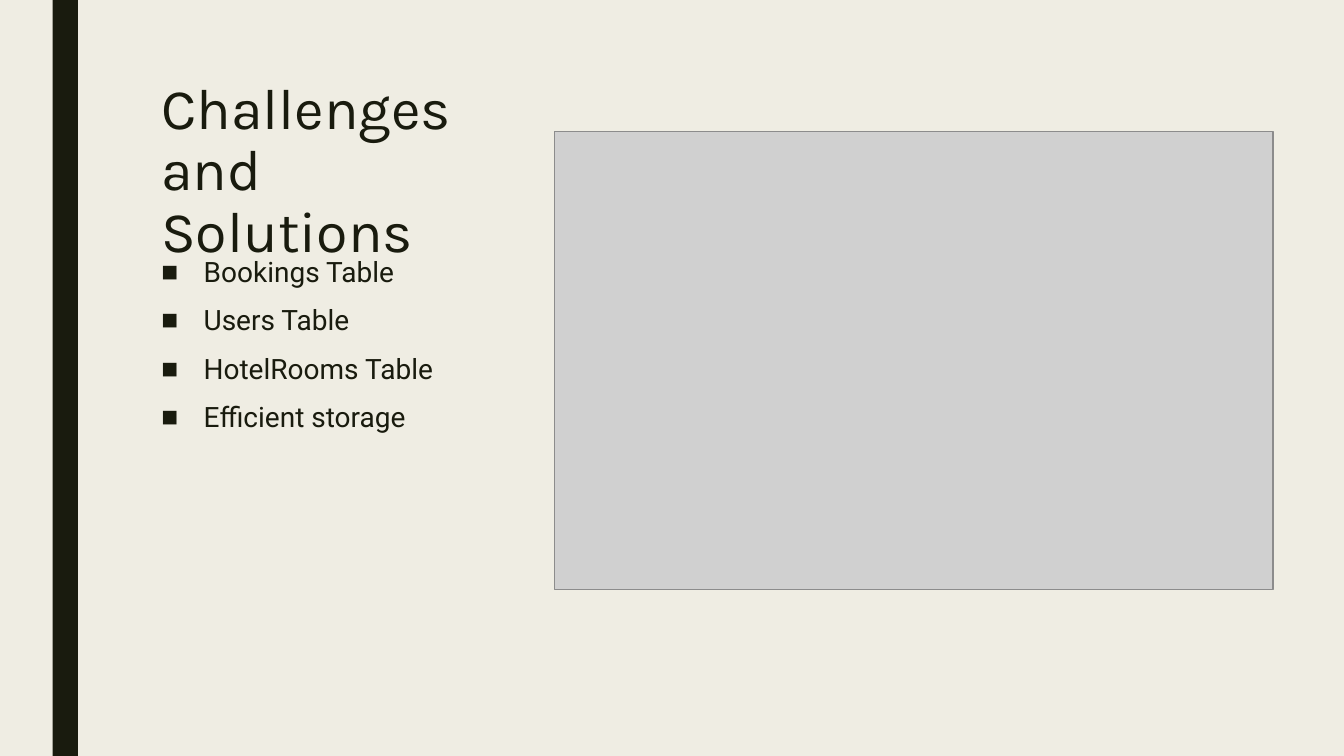
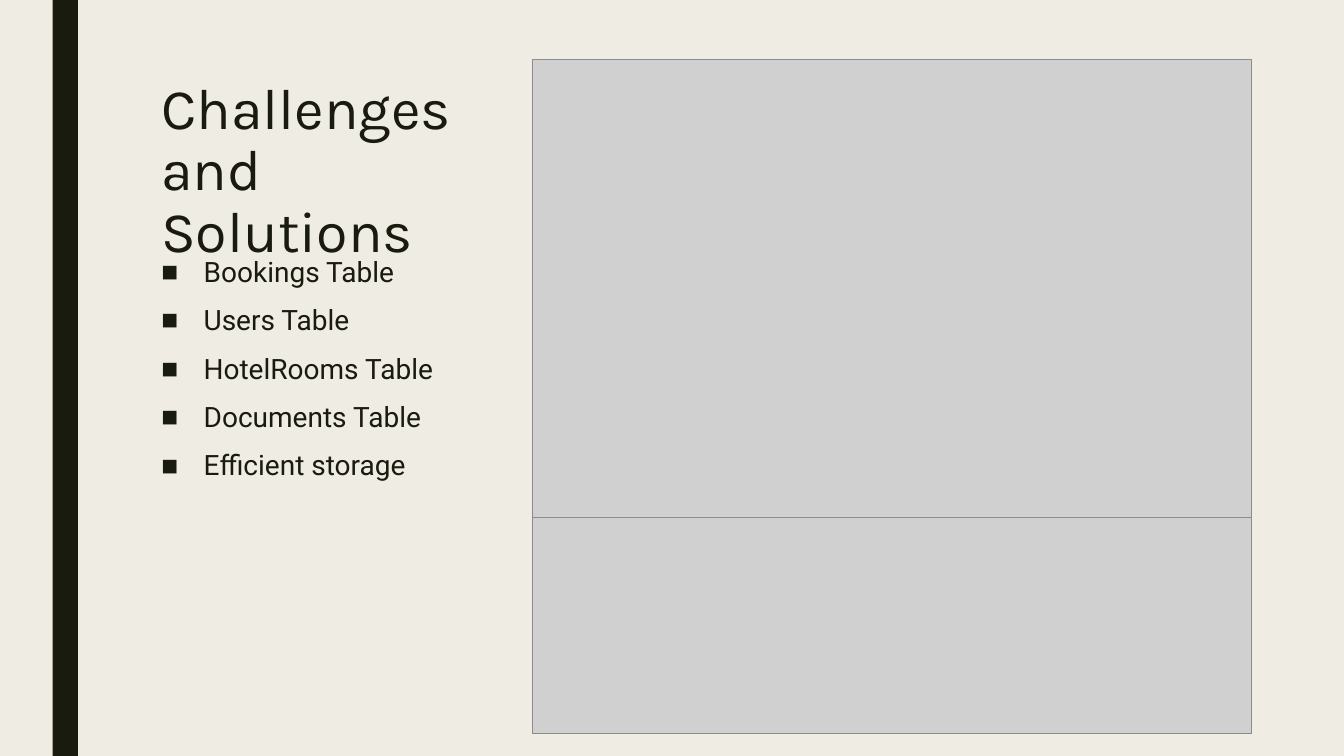
Before and after one commit to LiQianCA/FSD08-WebServices-Hotel_booking, a slide deck: slide 7 of Presentation1 9.35.06 PM.pptx. Drawn at 1344x756 pixels with LibreOffice and Linux fonts; fonts in the diff are those of the drawing; grey boxes stand for pictures. Boxes give left, top, right and bottom in pixels: in the first picture for what was removed or moved away, otherwise in the second. Text is boxed around its words. In the diff, an @@ line names an element or a change of style, - is before the commit and + after.

```diff
--- a/Presentation1 9.35.06 PM.pptx
+++ b/Presentation1 9.35.06 PM.pptx
@@ picture: place and size @@
-picture at (555, 131, 1273, 589)
+picture at (533, 59, 1252, 517)
@@ text at (204, 406, 421, 428): paragraph added @@
+■ Documents Table
@@ picture added at (533, 517, 1252, 734) @@
```
Also in this commit, not shown: 4 other slides changed.
